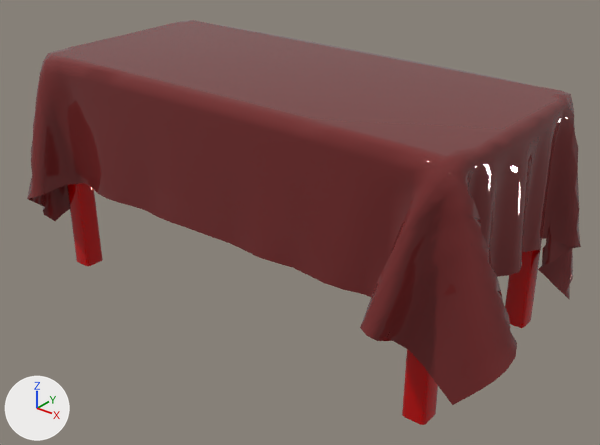
The FBX model Assets/ART/Meshes/KITCHEN/SM_Table_Cloth.fbx as it was, and as the next commit left it.
Camera for both pictures: a 50 mm lens placed at (2.03, -2.47, 1.87), pointed at (0.08, -0.02, 0.36). The lights are fixed; the arrows at lower left show +X, +Y and +Z. The older version comes first. Where no turn or scale is listed for an object, it has been applied to the vertices.

Objects in the first picture: 'SM_Table_Cloth'.
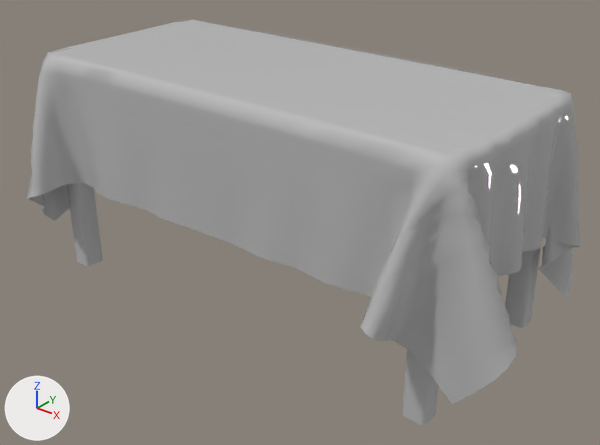
Boxes [x1, y1, x2, y2] around the edits, measured in the pictures (600 x 445 px):
part 1 of me_mesh, recoloured
    both: [67, 183, 542, 425]
part 2 of me_mesh, recoloured (dark red to grey)
    both: [27, 20, 581, 404]

The edits, one by one:
Material 'Default' (mat_default) is new.
Its base color is (0.5, 0.5, 0.5) (grey #bcbcbc).
Its roughness is 0.0.
me_mesh has 2014 vertices, 1893 faces and spans x -1.22..1.22, y -0.65..0.65, z 0.0..0.99.
me_mesh is used by ob_sm_table_cloth; location (0.0, 0.0, 0.0).
me_mesh part 1: all 133 faces that had it switch from mat_m_wood_01 (red #bc0000) to mat_default (grey #bcbcbc).
me_mesh part 2: all 1760 faces that had it switch from mat_m_fabric_05 (dark red #762b2b) to mat_default (grey #bcbcbc).
